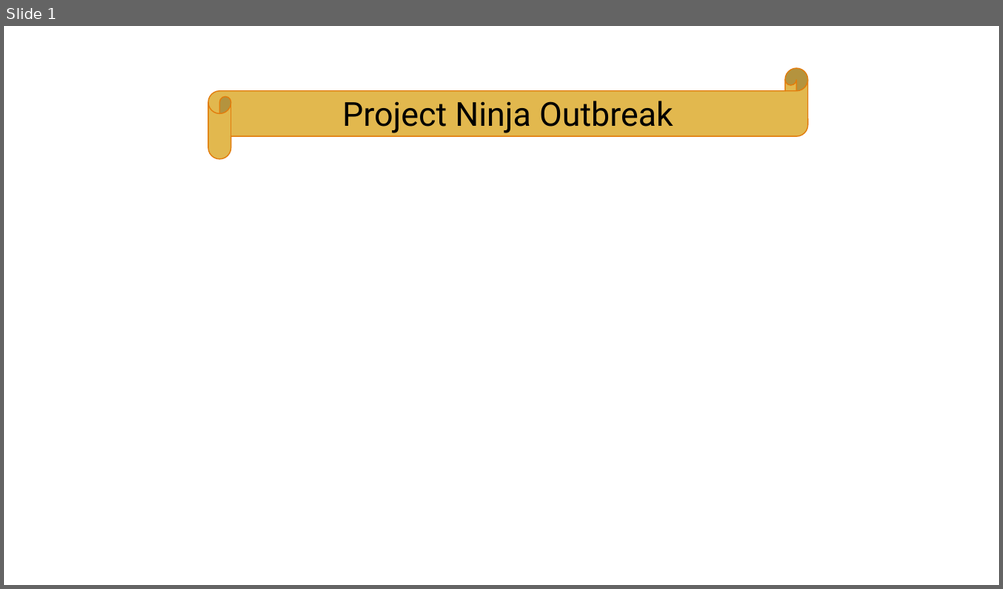
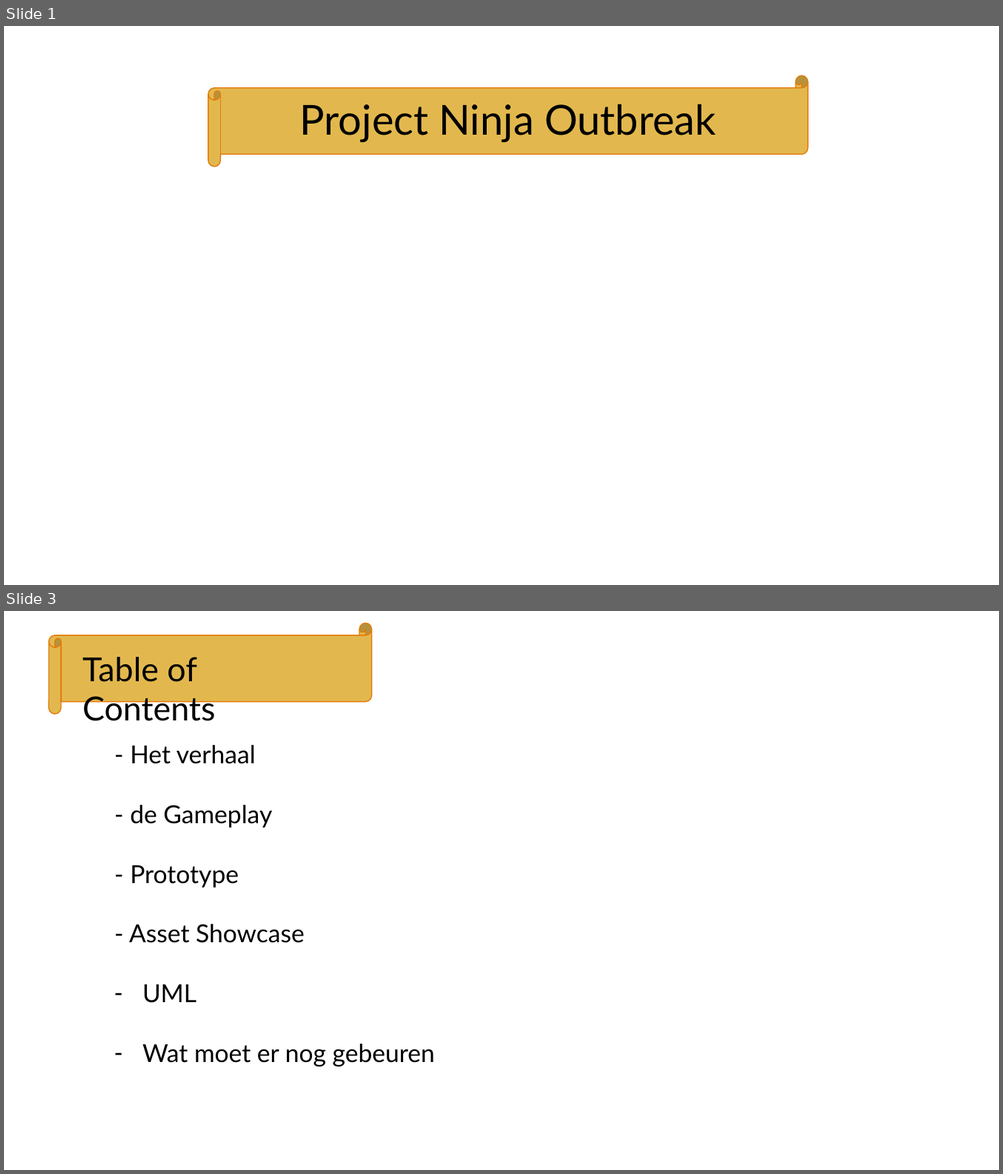
Before and after one commit to Sepi-Florez/Project-Ninja-Outbreak, a slide deck: Presentatie/NinjaOutbreak.pptx. Shown one above the other, each under a label of ours: slide 1 before the commit, slides 1 and 3 after it; the slides between them are not shown. The pictures are 1003x589 and 1003x1174 pixels, drawn with LibreOffice and Linux fonts; fonts in the diff are those of the drawing. Boxes give left, top, right and bottom in pixels: in the first picture for what was removed or moved away, otherwise in the second. Text is boxed around its words. In the diff, an @@ line names an element or a change of style, - is before the commit and + after.

```diff
--- a/Presentatie/NinjaOutbreak.pptx
+++ b/Presentatie/NinjaOutbreak.pptx
@@ slide 3 added at bbox=[4, 611, 999, 1170], background #FFFFFF @@
@@ horizontal scroll added at bbox=[48, 623, 372, 714], fill #E2B84E, outline #E27C0C 1 pt @@
@@ text added at bbox=[82, 657, 215, 721], 32 pt, text #000000 @@
+Table of Contents
@@ text added at bbox=[129, 745, 435, 1067], 24 pt, text #000000 @@
+- Het verhaal
+- de Gameplay
+- Prototype
+- Asset Showcase
+– UML
+– Wat moet er nog gebeuren
@@ slide 1 changed as well @@
@@ horizontal scroll: place and size @@
-horizontal scroll at bbox=[208, 68, 808, 159]
+horizontal scroll at bbox=[208, 76, 808, 167]
@@ horizontal scroll at bbox=[208, 76, 808, 167]: proportions changed @@
@@ text "Project Ninja Outbreak" at bbox=[300, 104, 716, 142]: size 32 to 40 pt, font Roboto to Lato @@
```
Also in this commit, not shown: 7 other slides added.
